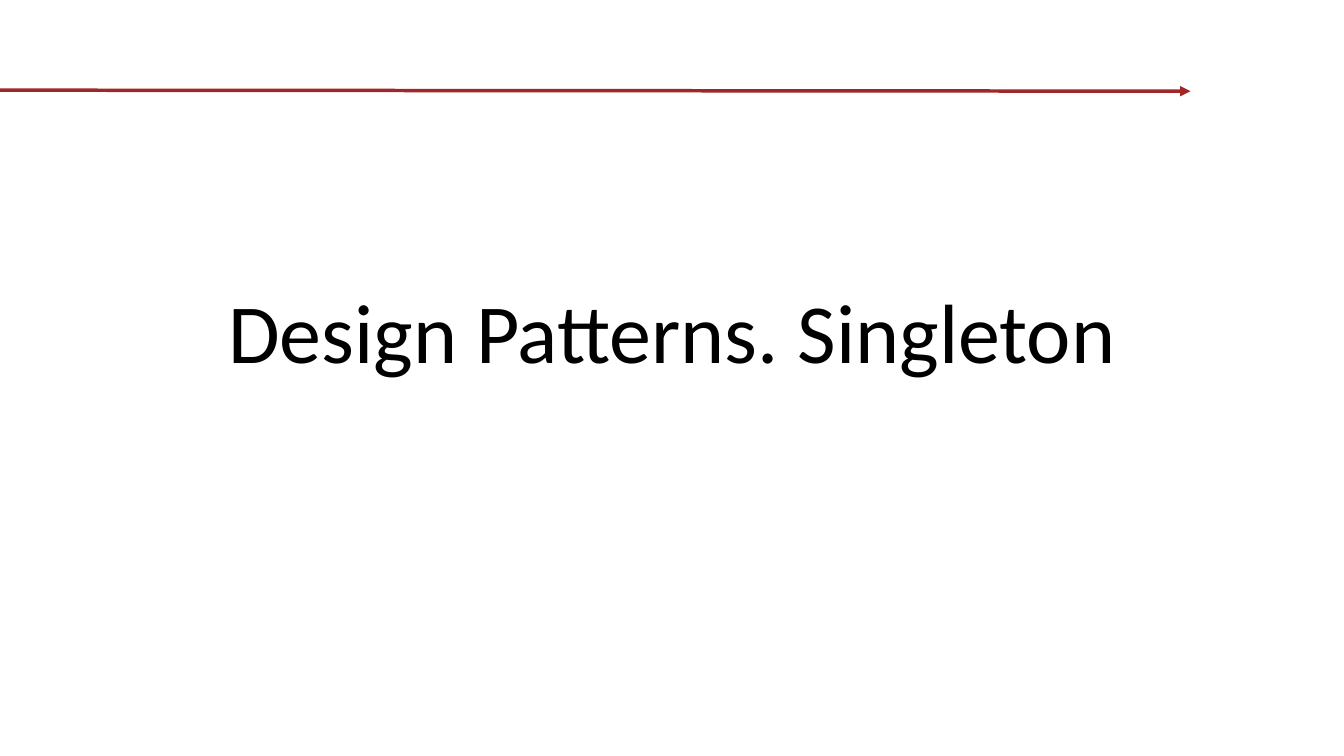
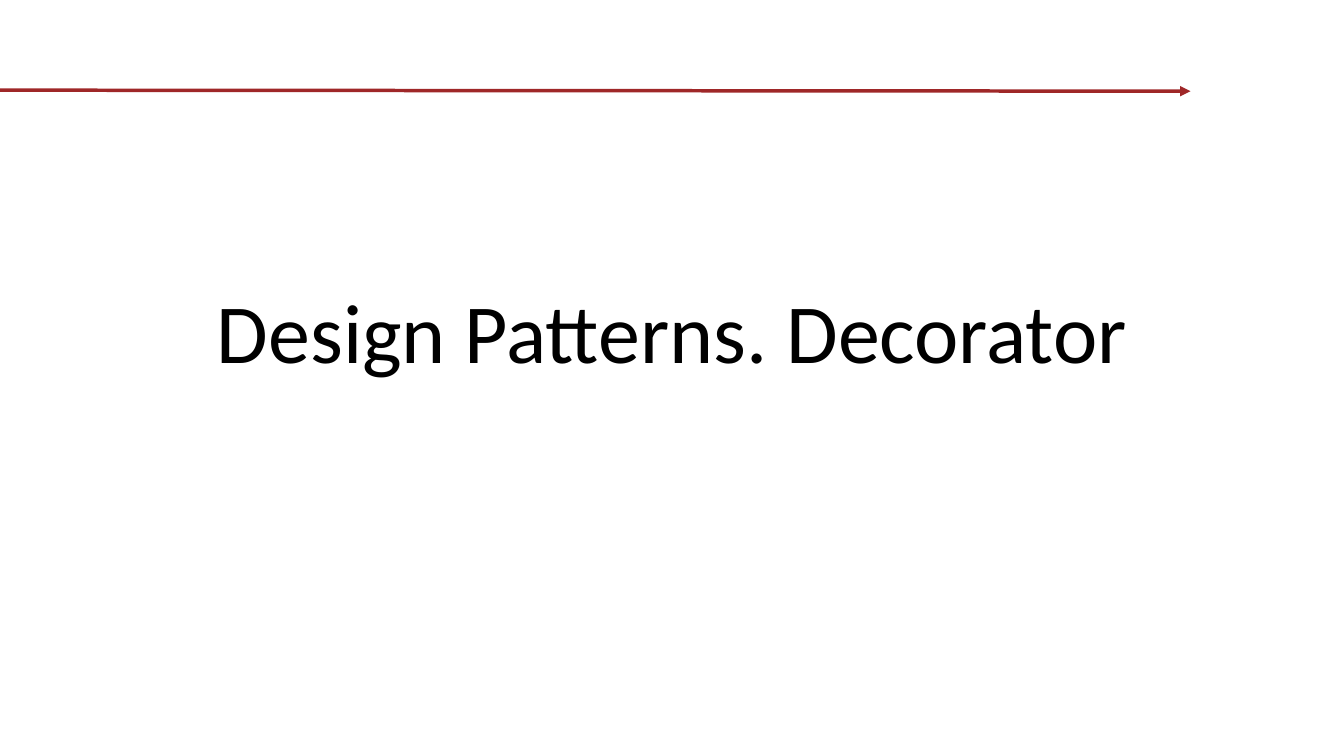
Before and after one commit to tishyk/codespacedirstructure, a slide deck: slide 1 of T1. Design Patterns/Decorator/Demo.pptx. Drawn at 1344x756 pixels with LibreOffice and Linux fonts; fonts in the diff are those of the drawing; background and template pictures are left out. Boxes give left, top, right and bottom in pixels: in the first picture for what was removed or moved away, otherwise in the second. Text is boxed around its words. In the diff, an @@ line names an element or a change of style, - is before the commit and + after.

Commit message:
T1. Patterns. part2

```diff
--- a/T1. Design Patterns/Decorator/Demo.pptx
+++ b/T1. Design Patterns/Decorator/Demo.pptx
@@ title at <box>217,305,1126,378</box>: text changed @@
-Design Patterns. Singleton
+Design Patterns. Decorator
```
Also in this commit, not shown: 1 other slide changed, 12 slides added, 19 other files.
